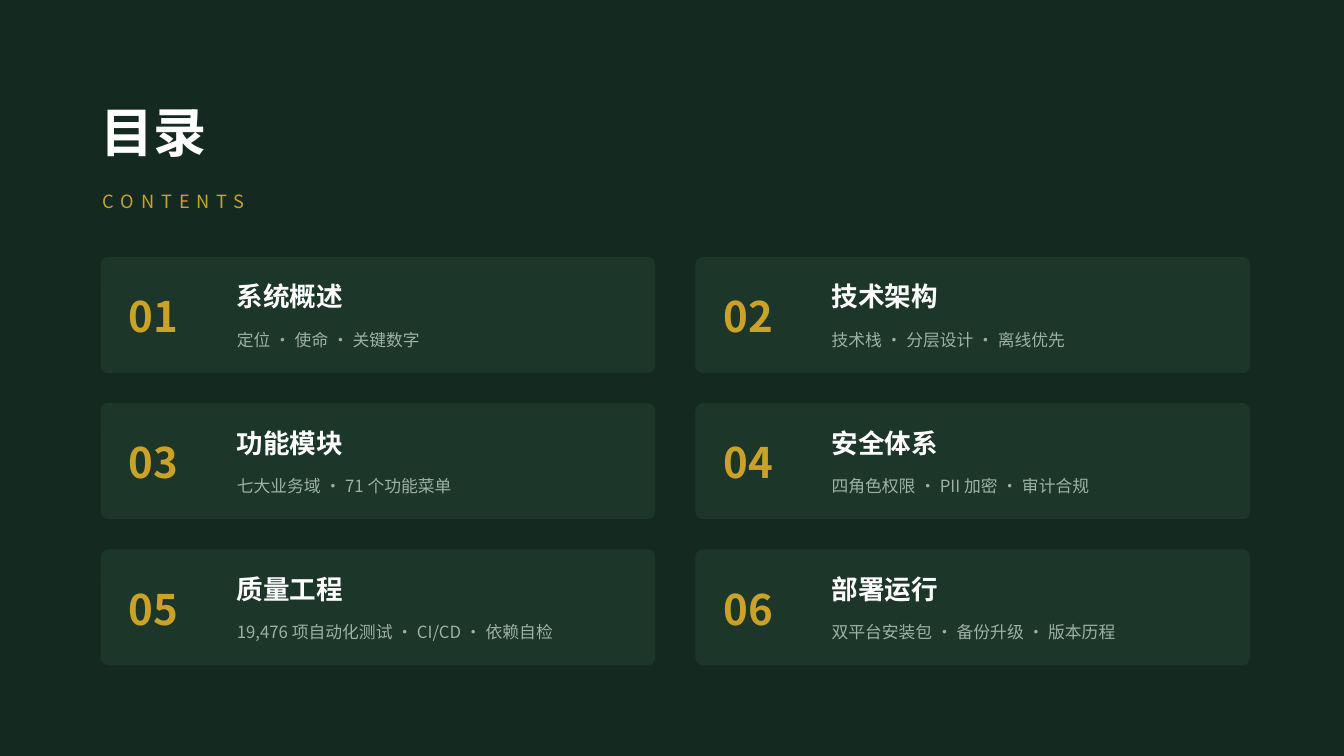
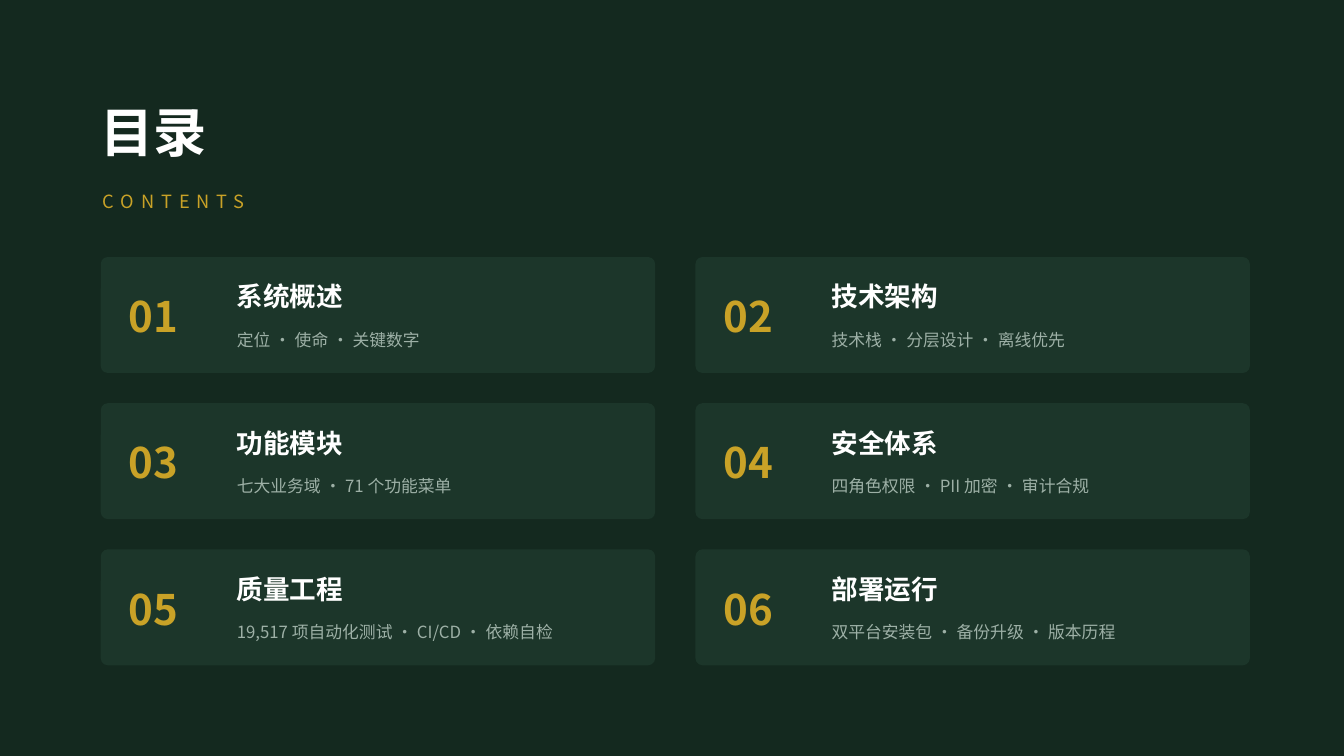
Before and after one commit to lzh745200/MRRS, a slide deck: slide 2 of docs/帮扶管理信息系统介绍.pptx. Drawn at 1344x756 pixels with LibreOffice and Linux fonts; fonts in the diff are those of the drawing. Boxes give left, top, right and bottom in pixels: in the first picture for what was removed or moved away, otherwise in the second. Text is boxed around its words. In the diff, an @@ line names an element or a change of style, - is before the commit and + after.

```diff
--- a/docs/帮扶管理信息系统介绍.pptx
+++ b/docs/帮扶管理信息系统介绍.pptx
@@ text at (237, 624, 553, 641): text changed @@
-19,476 项自动化测试 · CI/CD · 依赖自检
+19,517 项自动化测试 · CI/CD · 依赖自检
```
Also in this commit, not shown: 35 other slides changed, 28 other files.
